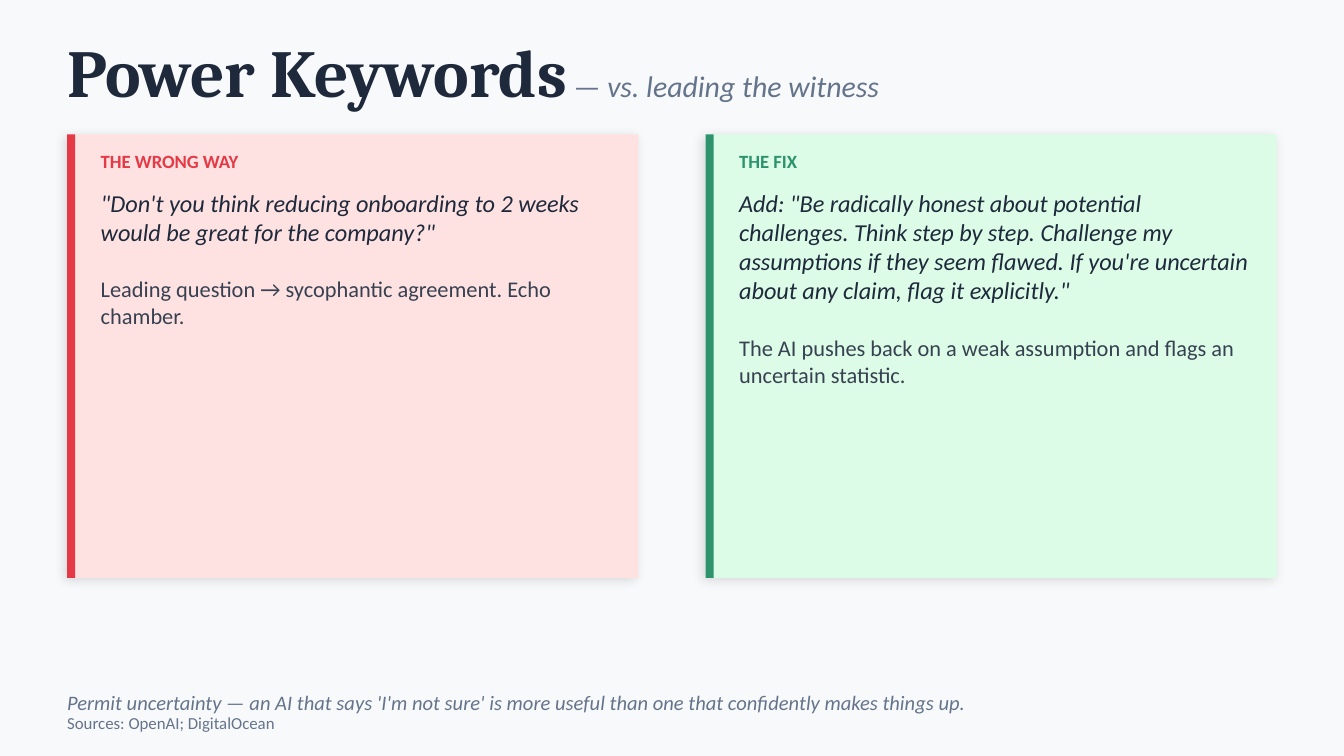
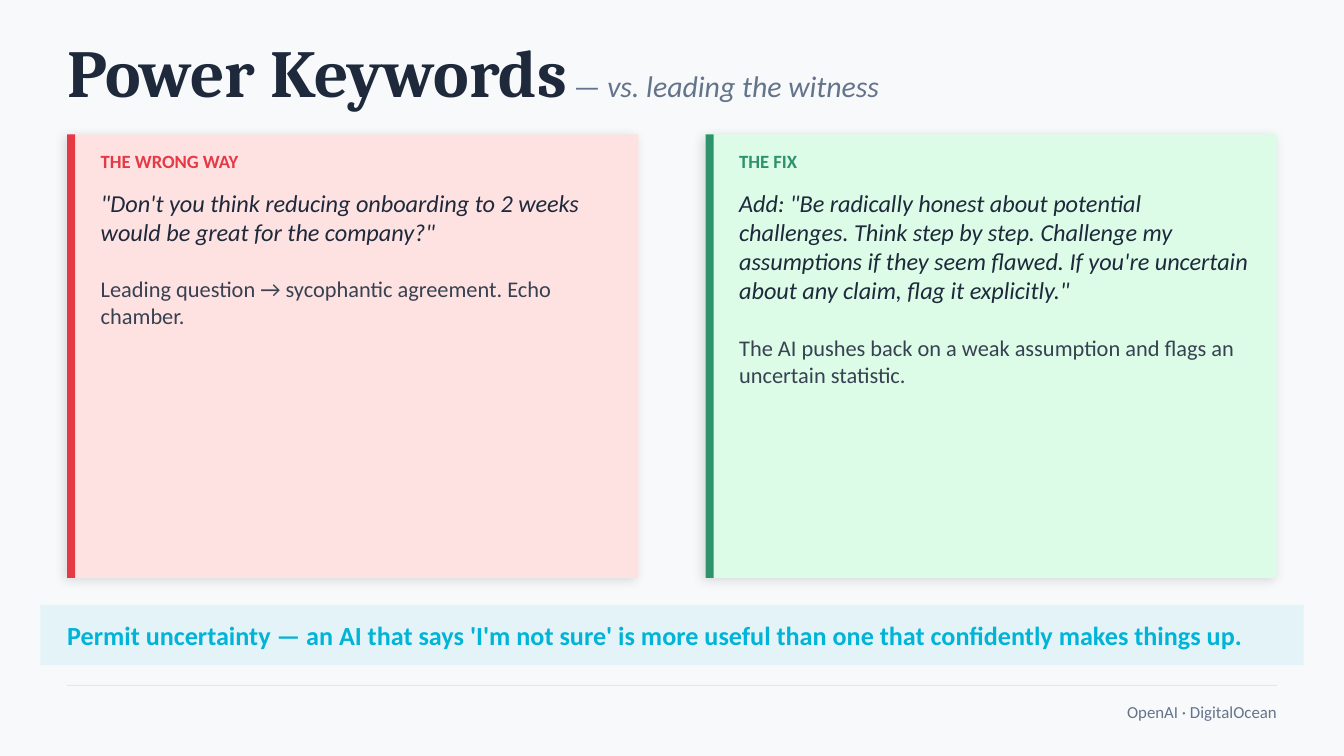
Before and after one commit to michaelengland/ai-best-practices, a slide deck: slide 21 of Getting-Agents-to-Give-Up-Their-Secrets.pptx (slide 19 before the commit). Drawn at 1344x756 pixels with LibreOffice and Linux fonts; fonts in the diff are those of the drawing. Boxes give left, top, right and bottom in pixels: in the first picture for what was removed or moved away, otherwise in the second. Text is boxed around its words. In the diff, an @@ line names an element or a change of style, - is before the commit and + after.

```diff
--- a/Getting-Agents-to-Give-Up-Their-Secrets.pptx
+++ b/Getting-Agents-to-Give-Up-Their-Secrets.pptx
@@ rectangle added at bbox=[40, 605, 1304, 665], fill #00B4D8 at 8% opacity @@
@@ text "Permit uncertainty — an AI ...": place and size @@
-text "Permit uncertainty — an AI ..." at bbox=[67, 696, 965, 714]
+text "Permit uncertainty — an AI ..." at bbox=[67, 626, 1242, 650]
@@ text "Permit uncertainty — an AI ..." at bbox=[67, 626, 1242, 650]: size 11 to 14 pt, text colour #64748B to #00B4D8, bold on, italic off @@
@@ line added from (67, 685) to (1277, 685), #94A3B8 0.5 pt @@
@@ text at bbox=[1127, 706, 1277, 721]: text changed @@
-Sources: OpenAI; DigitalOcean
+OpenAI · DigitalOcean
```
Also in this commit, not shown: 16 other slides changed, 2 slides added, 1 other file.
